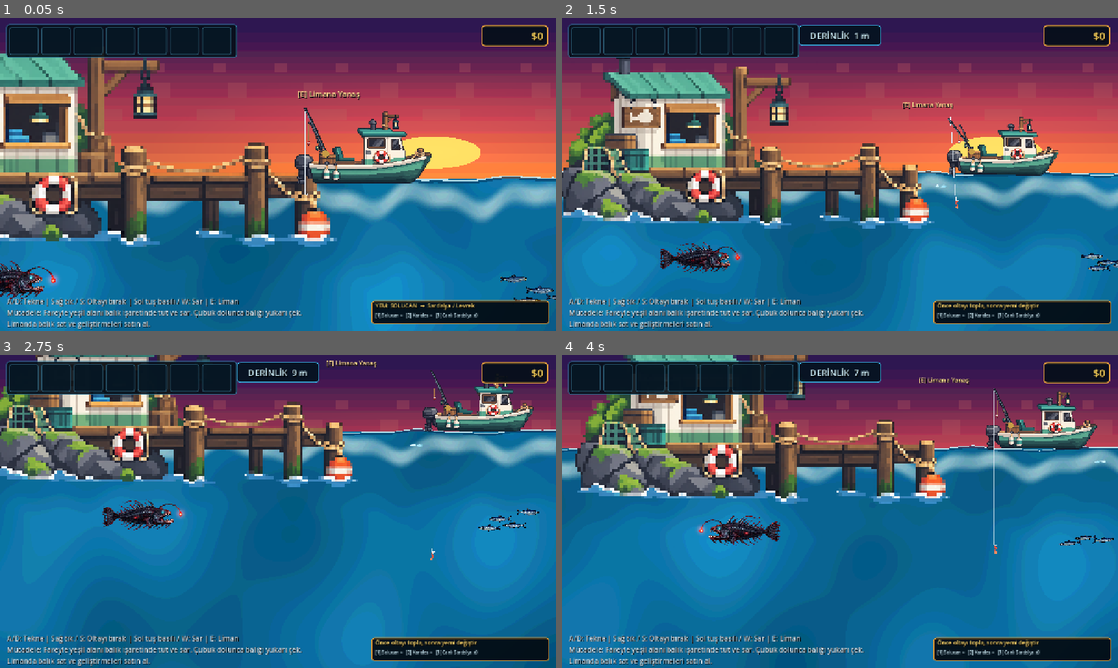
Above: before the commit, frames 1-4 (two rows, left to right).
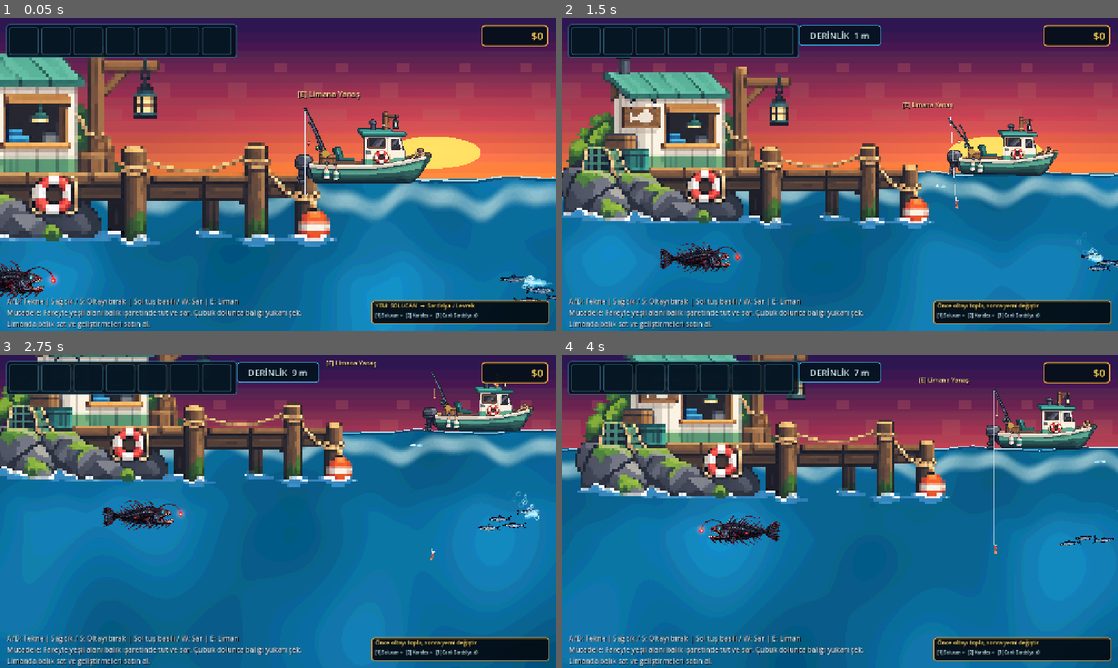
Above: after the commit, the same moments.

Repository: mirackayademir/TinyFisher
Game: Godot game, scene res://scenes/world.tscn
Same seed, same stepped clock (60 frames per second), same inputs: the game is played once before the commit and once after it.
Inputs (mouse positions are in pixels of both pictures, inside the frame that each line leads up to):
- Up to frame 1 (0.05 s): no input
- Up to frame 2 (1.5 s): tap Enter at 0.5 s; move the mouse to (962, 158) at 0.52 s; hold D (move_right) 0.53-1.28 s; tap E (dock) at 0.6 s; click (962, 158) at 0.67 s; move the mouse to (728, 190) at 1.27 s; hold S from 1.28 s (still down); tap 1 at 1.35 s
- Up to frame 3 (2.75 s): move the mouse to (333, 442) at 2.02 s; release S at 2.03 s; hold D (move_right) from 2.03 s (still down); tap 2 at 2.1 s
- Up to frame 4 (4 s): move the mouse to (812, 574) at 2.77 s; release D (move_right) at 2.78 s; hold W 2.78-3.53 s; tap 3 at 2.85 s; click (812, 574) at 2.92 s; move the mouse to (1006, 558) at 3.52 s; hold A (move_left) from 3.53 s (still down); tap E (dock) at 3.6 s

The runs differ from the first frame. In frame 1, 0.1% of the frame differs, in the area x 93-100%, y 82-87%; in frame 2, less than 0.1%; in frame 3, 0.2%, in the area x 86-97%, y 43-57%; in frame 4, less than 0.1%.

Commit message:
Fix Leviathan wake using direct canvas drawing

Diff:
--- a/scenes/abyssal_leviathan_runtime.gd
+++ b/scenes/abyssal_leviathan_runtime.gd
@@ -1,9 +1,9 @@
-extends Node
+extends Node2D
 
 # Leviathan test runtime.
 # 6. madde: kabarcik + su izi.
-# Efektleri artik dunya koordinatlarinda degil, direkt Leviathan'in cocugu olarak ciziyoruz.
-# Boylece kamera/z-index/koordinat kaynakli kaybolma ihtimali kalmiyor.
+# V4: Efektler child Polygon/Line node'lari yerine dogrudan CanvasItem _draw() ile cizilir.
+# Bu, onceki gorunmeme sorununda z-index/child transform ihtimalini tamamen devreden cikarir.
 
 const FISH_TYPE: String = "Abyssal Leviathan"
 const FISH_VALUE: int = 1250
@@ -14,8 +14,10 @@
 const TEST_DEPTH_Y: float = 600.0
 const RETRY_SECONDS: float = 0.5
 
-const TAIL_X: float = 135.0
-const BUBBLE_INTERVAL: float = 0.11
+const TRAIL_SAMPLE_SECONDS: float = 0.045
+const TRAIL_MAX_POINTS: int = 24
+const BUBBLE_INTERVAL: float = 0.10
+const TAIL_VISUAL_FACTOR: float = 0.38
 
 var _texture: Texture2D = null
 var _world: Node2D = null
@@ -24,24 +26,25 @@
 var _sprite: Sprite2D = null
 var _retry_timer: float = 0.0
 var _spawned: bool = false
+
 var _effect_time: float = 0.0
+var _trail_timer: float = 0.0
 var _bubble_timer: float = 0.0
-
-var _wake_outer: Polygon2D = null
-var _wake_inner: Polygon2D = null
-var _foam_top: Line2D = null
-var _foam_bottom: Line2D = null
+var _trail_points: Array[Vector2] = []
+var _bubbles: Array[Dictionary] = []
 
 
 func _ready() -> void:
 	process_mode = Node.PROCESS_MODE_ALWAYS
+	z_index = 200
 	_try_load_texture()
 	_try_setup_and_spawn()
 
 
 func _process(delta: float) -> void:
 	if _spawned:
-		_update_visible_wake(delta)
+		_update_direct_effects(delta)
+		queue_redraw()
 		return
 
 	_retry_timer -= delta
@@ -52,6 +55,14 @@
 	if _texture == null:
 		_try_load_texture()
 	_try_setup_and_spawn()
+
+
+func _draw() -> void:
+	if not _spawned or not is_instance_valid(_leviathan) or not is_instance_valid(_sprite):
+		return
+
+	_draw_wake()
+	_draw_bubbles()
 
 
 func _try_load_texture() -> void:
@@ -111,15 +122,20 @@
 
 	_leviathan = fish
 	_sprite = fish.get_node_or_null("FishSprite") as Sprite2D
-	_setup_visible_wake_rig()
 	_spawned = true
 
-	# Baslangicta bile kabarcik gorulsun.
-	for i in range(5):
-		_spawn_local_bubble(i)
-
+	_trail_points.clear()
+	var first_tail: Vector2 = _tail_draw_position()
+	for i in range(7):
+		_trail_points.append(first_tail + Vector2(float(i) * 5.0, 0.0))
+
+	# Ilk karede de gorunur kabarcik olsun.
+	for i in range(6):
+		_spawn_bubble(float(i) * 0.08)
+
+	queue_redraw()
 	print("LEVIATHAN TEST SPAWN OK: ", fish.global_position)
-	print("LEVIATHAN EFFECT 6 V3 ACTIVE: LOCAL WAKE RIG")
+	print("LEVIATHAN EFFECT 6 V4 ACTIVE: DIRECT CANVAS DRAW")
 
 
 func _configure_visual(fish: Area2D) -> void:
@@ -152,157 +168,120 @@
 			rect.size = Vector2(560.0, 170.0)
 
 
-func _setup_visible_wake_rig() -> void:
-	if not is_instance_valid(_leviathan):
-		return
-
-	_wake_outer = Polygon2D.new()
-	_wake_outer.name = "LeviathanWakeOuter"
-	_wake_outer.color = Color(0.20, 0.78, 1.0, 0.46)
-	_wake_outer.z_index = -3
-	_leviathan.add_child(_wake_outer)
-
-	_wake_inner = Polygon2D.new()
-	_wake_inner.name = "LeviathanWakeInner"
-	_wake_inner.color = Color(0.76, 0.96, 1.0, 0.72)
-	_wake_inner.z_index = -2
-	_leviathan.add_child(_wake_inner)
-
-	_foam_top = Line2D.new()
-	_foam_top.name = "LeviathanFoamTop"
-	_foam_top.width = 4.0
-	_foam_top.default_color = Color(0.90, 0.99, 1.0, 0.88)
-	_foam_top.antialiased = true
-	_foam_top.z_index = -1
-	_leviathan.add_child(_foam_top)
-
-	_foam_bottom = Line2D.new()
-	_foam_bottom.name = "LeviathanFoamBottom"
-	_foam_bottom.width = 3.0
-	_foam_bottom.default_color = Color(0.72, 0.94, 1.0, 0.72)
-	_foam_bottom.antialiased = true
-	_foam_bottom.z_index = -1
-	_leviathan.add_child(_foam_bottom)
-
-	_rebuild_wake_geometry()
-
-
-func _update_visible_wake(delta: float) -> void:
+func _update_direct_effects(delta: float) -> void:
 	if not is_instance_valid(_leviathan) or not is_instance_valid(_sprite):
 		return
 
 	_effect_time += delta
+	_trail_timer -= delta
 	_bubble_timer -= delta
-	_rebuild_wake_geometry()
-
-	# Hiz arttikca iz biraz daha parlar.
-	var speed_value: float = absf(float(_leviathan.get("current_swim_velocity_x")))
-	var speed_ratio: float = clampf(speed_value / 30.0, 0.55, 1.45)
-	_wake_outer.modulate.a = 0.72 + (speed_ratio - 0.55) * 0.18
-	_wake_inner.modulate.a = 0.82 + (speed_ratio - 0.55) * 0.12
+
+	if _trail_timer <= 0.0:
+		_trail_timer = TRAIL_SAMPLE_SECONDS
+		var point: Vector2 = _tail_draw_position()
+		if not _trail_points.is_empty() and _trail_points[_trail_points.size() - 1].distance_to(point) > 350.0:
+			_trail_points.clear()
+		_trail_points.append(point)
+		while _trail_points.size() > TRAIL_MAX_POINTS:
+			_trail_points.remove_at(0)
 
 	if _bubble_timer <= 0.0:
+		var speed_value: float = absf(float(_leviathan.get("current_swim_velocity_x")))
+		var speed_ratio: float = clampf(speed_value / 30.0, 0.65, 1.55)
 		_bubble_timer = BUBBLE_INTERVAL / speed_ratio
-		_spawn_local_bubble(0)
+		_spawn_bubble(0.0)
 		if speed_ratio > 1.05 and randf() < 0.55:
-			_spawn_local_bubble(1)
-
-
-func _tail_side_sign() -> float:
-	# Gorselin dogal halinde kuyruk sagda. flip_h olunca sola gecer.
-	if is_instance_valid(_sprite) and _sprite.flip_h:
-		return -1.0
-	return 1.0
-
-
-func _rebuild_wake_geometry() -> void:
-	if _wake_outer == null or _wake_inner == null or _foam_top == null or _foam_bottom == null:
-		return
-
-	var side: float = _tail_side_sign()
-	var wave_a: float = sin(_effect_time * 5.0) * 5.0
-	var wave_b: float = sin(_effect_time * 4.0 + 1.7) * 7.0
-	var tail_x: float = TAIL_X * side
-	var x1: float = (TAIL_X + 42.0) * side
-	var x2: float = (TAIL_X + 92.0) * side
-	var x3: float = (TAIL_X + 150.0) * side
-
-	_wake_outer.polygon = PackedVector2Array([
-		Vector2(tail_x, -8.0 + wave_a * 0.15),
-		Vector2(x1, -18.0 + wave_a),
-		Vector2(x2, -24.0 + wave_b),
-		Vector2(x3, -13.0 - wave_a),
-		Vector2(x3, 13.0 - wave_a),
-		Vector2(x2, 25.0 + wave_b),
-		Vector2(x1, 18.0 + wave_a),
-		Vector2(tail_x, 8.0 + wave_a * 0.15)
-	])
-
-	_wake_inner.polygon = PackedVector2Array([
-		Vector2(tail_x, -3.0),
-		Vector2(x1, -8.0 + wave_a * 0.55),
-		Vector2(x2, -10.0 + wave_b * 0.45),
-		Vector2(x3, -5.0),
-		Vector2(x3, 5.0),
-		Vector2(x2, 10.0 + wave_b * 0.45),
-		Vector2(x1, 8.0 + wave_a * 0.55),
-		Vector2(tail_x, 3.0)
-	])
-
-	_foam_top.points = PackedVector2Array([
-		Vector2(tail_x, -5.0),
-		Vector2(x1, -12.0 + wave_a),
-		Vector2(x2, -14.0 + wave_b),
-		Vector2(x3, -8.0 - wave_a)
-	])
-	_foam_bottom.points = PackedVector2Array([
-		Vector2(tail_x, 6.0),
-		Vector2(x1, 13.0 - wave_a),
-		Vector2(x2, 15.0 - wave_b),
-		Vector2(x3, 9.0 + wave_a)
-	])
-
-
-func _spawn_local_bubble(index: int) -> void:
-	if not is_instance_valid(_leviathan):
-		return
-
-	var side: float = _tail_side_sign()
-	var bubble := Polygon2D.new()
-	bubble.name = "LeviathanBubble"
-	var radius: float = randf_range(3.5, 7.5)
-	bubble.polygon = _make_circle_polygon(radius, 12)
-	bubble.color = Color(0.88, 0.98, 1.0, randf_range(0.72, 0.94))
-	bubble.z_index = -1
-	_leviathan.add_child(bubble)
-
-	bubble.position = Vector2(
-		(TAIL_X + randf_range(18.0, 78.0) + float(index) * 12.0) * side,
-		randf_range(-20.0, 22.0)
+			_spawn_bubble(0.0)
+
+	_update_bubbles(delta)
+
+
+func _tail_draw_position() -> Vector2:
+	if not is_instance_valid(_leviathan) or not is_instance_valid(_sprite) or _sprite.texture == null:
+		return Vector2.ZERO
+
+	# Texture boyutundan kuyruk noktasini hesapliyoruz; sabit piksel tahmini kullanmiyoruz.
+	var visual_width: float = float(_sprite.texture.get_width()) * absf(_sprite.scale.x)
+	var tail_offset_x: float = visual_width * TAIL_VISUAL_FACTOR
+	var side: float = -1.0 if _sprite.flip_h else 1.0
+	var world_tail: Vector2 = _leviathan.global_position + Vector2(
+		tail_offset_x * side,
+		8.0 + sin(_effect_time * 2.1) * 4.0
 	)
-	bubble.scale = Vector2.ONE * randf_range(0.8, 1.25)
-
-	var life: float = randf_range(0.8, 1.25)
-	var target_position: Vector2 = bubble.position + Vector2(
-		side * randf_range(26.0, 58.0),
-		-randf_range(48.0, 82.0)
-	)
-	var target_scale: Vector2 = bubble.scale * randf_range(1.25, 1.65)
-
-	var tween: Tween = bubble.create_tween()
-	tween.set_parallel(true)
-	tween.set_trans(Tween.TRANS_SINE)
-	tween.set_ease(Tween.EASE_OUT)
-	tween.tween_property(bubble, "position", target_position, life)
-	tween.tween_property(bubble, "scale", target_scale, life)
-	tween.tween_property(bubble, "modulate:a", 0.0, life)
-	tween.set_parallel(false)
-	tween.tween_callback(bubble.queue_free)
-
-
-func _make_circle_polygon(radius: float, segments: int) -> PackedVector2Array:
-	var points := PackedVector2Array()
-	for i in range(segments):
-		var angle: float = TAU * float(i) / float(segments)
-		points.append(Vector2(cos(angle), sin(angle)) * radius)
-	return points
+	return to_local(world_tail)
+
+
+func _spawn_bubble(age_offset: float) -> void:
+	if not is_instance_valid(_leviathan) or not is_instance_valid(_sprite):
+		return
+
+	var tail_pos: Vector2 = _tail_draw_position()
+	var velocity_x: float = float(_leviathan.get("current_swim_velocity_x"))
+	var back_sign: float = -signf(velocity_x)
+	if is_zero_approx(back_sign):
+		back_sign = -1.0 if not _sprite.flip_h else 1.0
+
+	var life: float = randf_range(1.0, 1.55)
+	var bubble := {
+		"pos": tail_pos + Vector2(randf_range(-10.0, 10.0), randf_range(-16.0, 18.0)),
+		"vel": Vector2(back_sign * randf_range(18.0, 42.0), -randf_range(34.0, 64.0)),
+		"life": maxf(0.15, life - age_offset),
+		"max_life": life,
+		"radius": randf_range(3.5, 7.5)
+	}
+	_bubbles.append(bubble)
+
+
+func _update_bubbles(delta: float) -> void:
+	for i in range(_bubbles.size() - 1, -1, -1):
+		var bubble: Dictionary = _bubbles[i]
+		var pos: Vector2 = bubble["pos"]
+		var vel: Vector2 = bubble["vel"]
+		var life: float = float(bubble["life"])
+
+		pos += vel * delta
+		vel.x += sin(_effect_time * 4.0 + float(i)) * 5.0 * delta
+		life -= delta
+
+		if life <= 0.0:
+			_bubbles.remove_at(i)
+			continue
+
+		bubble["pos"] = pos
+		bubble["vel"] = vel
+		bubble["life"] = life
+		_bubbles[i] = bubble
+
+
+func _draw_wake() -> void:
+	if _trail_points.size() < 2:
+		return
+
+	var points := PackedVector2Array(_trail_points)
+
+	# Genis mavi su izi.
+	draw_polyline(points, Color(0.25, 0.82, 1.0, 0.42), 18.0, true)
+	# Ortadaki parlak kopuk cizgisi.
+	draw_polyline(points, Color(0.82, 0.97, 1.0, 0.86), 5.0, true)
+
+	# Eski noktalarda dagilan kopuk adaciklari.
+	for i in range(_trail_points.size()):
+		if i % 2 != 0:
+			continue
+		var age_ratio: float = float(i + 1) / float(_trail_points.size())
+		var radius: float = lerpf(3.0, 8.5, age_ratio)
+		var wobble := Vector2(0.0, sin(_effect_time * 5.0 + float(i)) * 4.0)
+		draw_circle(_trail_points[i] + wobble, radius, Color(0.72, 0.94, 1.0, 0.18 + age_ratio * 0.34))
+
+
+func _draw_bubbles() -> void:
+	for bubble in _bubbles:
+		var pos: Vector2 = bubble["pos"]
+		var life: float = float(bubble["life"])
+		var max_life: float = maxf(float(bubble["max_life"]), 0.001)
+		var radius: float = float(bubble["radius"])
+		var alpha: float = clampf(life / max_life, 0.0, 1.0)
+
+		# Dis halka + minik beyaz yansima.
+		draw_circle(pos, radius, Color(0.82, 0.97, 1.0, 0.88 * alpha), false, 2.2, true)
+		draw_circle(pos + Vector2(-radius * 0.30, -radius * 0.30), maxf(1.0, radius * 0.18), Color(1.0, 1.0, 1.0, 0.95 * alpha))
